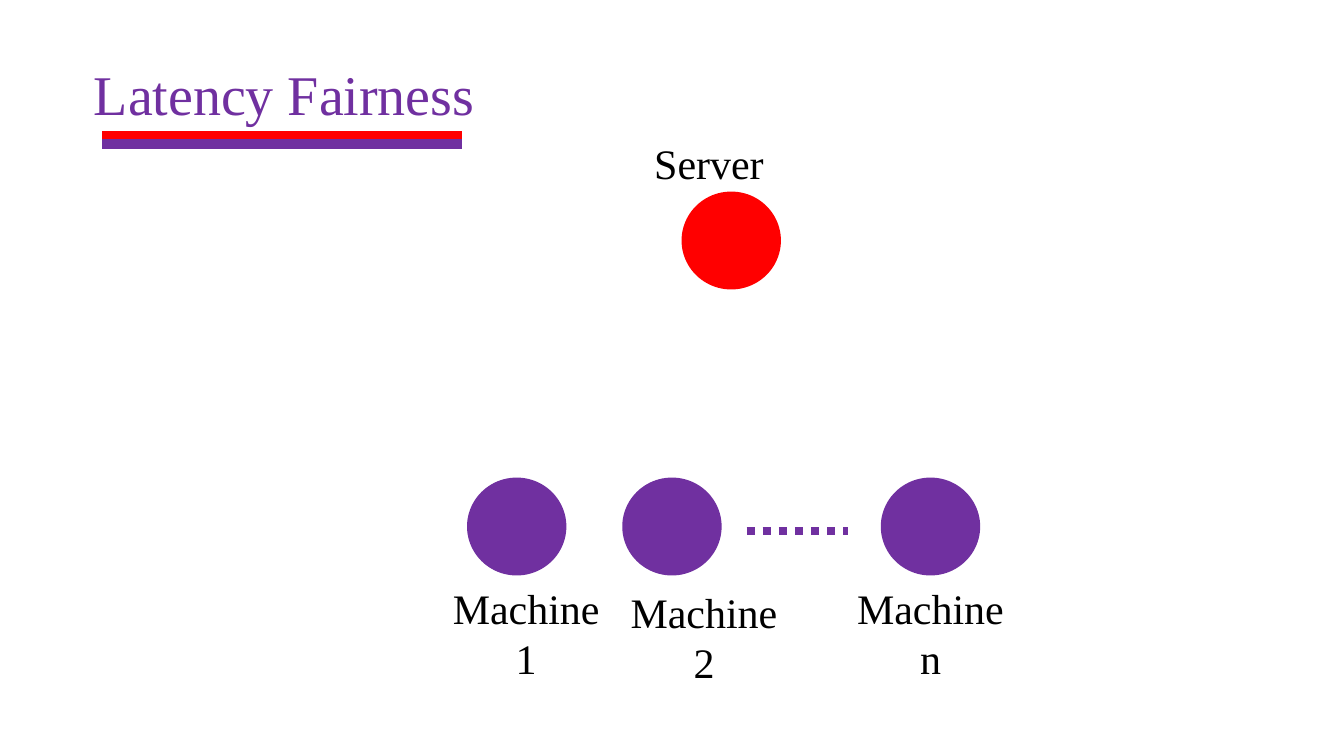
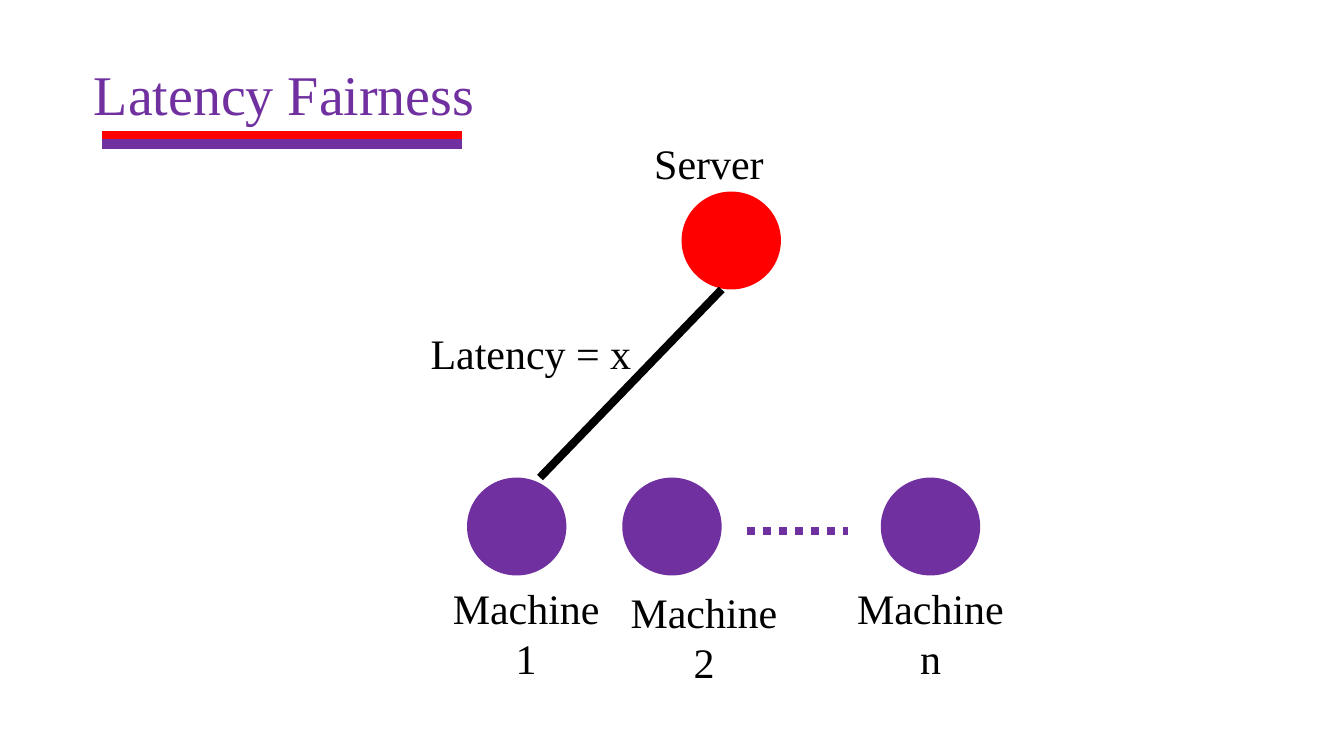
Before and after one commit to HaseebLUMS/Onyx-Presentation, a slide deck: slide 4 of thesis-latency-fairness.pptx. Drawn at 1344x756 pixels with LibreOffice and Linux fonts; fonts in the diff are those of the drawing. Boxes give left, top, right and bottom in pixels: in the first picture for what was removed or moved away, otherwise in the second. Text is boxed around its words. In the diff, an @@ line names an element or a change of style, - is before the commit and + after.

```diff
--- a/thesis-latency-fairness.pptx
+++ b/thesis-latency-fairness.pptx
@@ line added from (722, 289) to (540, 478), #000000 5.75 pt @@
@@ text added at <box>431,341,631,377</box>, 30 pt, text #000000 @@
+Latency = x
```
Also in this commit, not shown: 1 other slide changed, 2 slides added.
